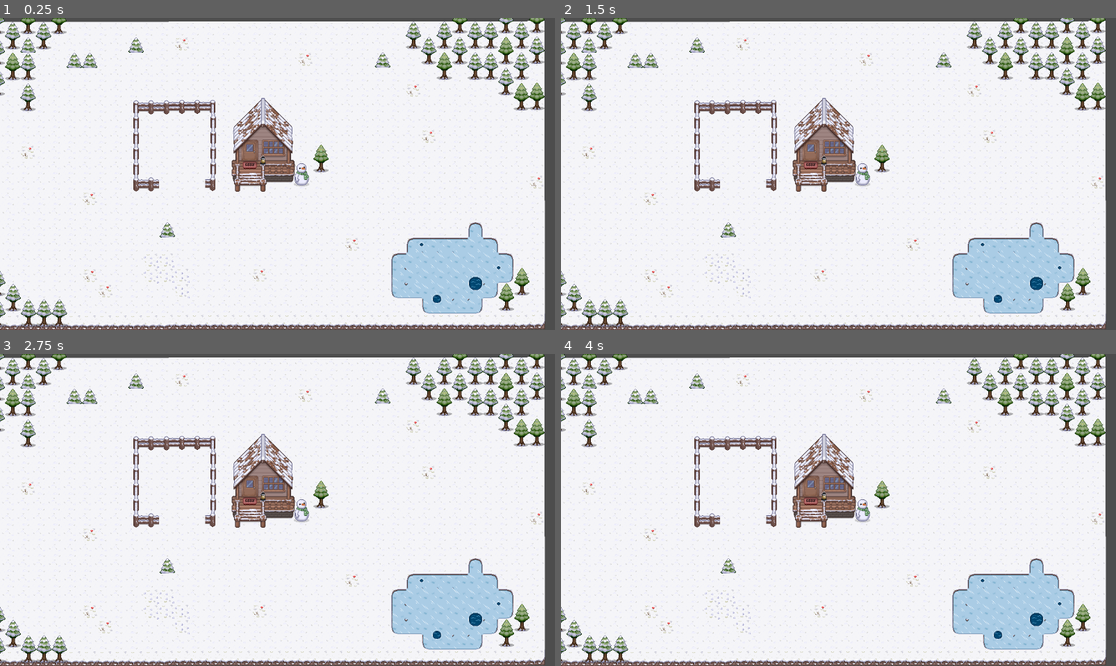
Above: before the commit, frames 1-4 (two rows, left to right).
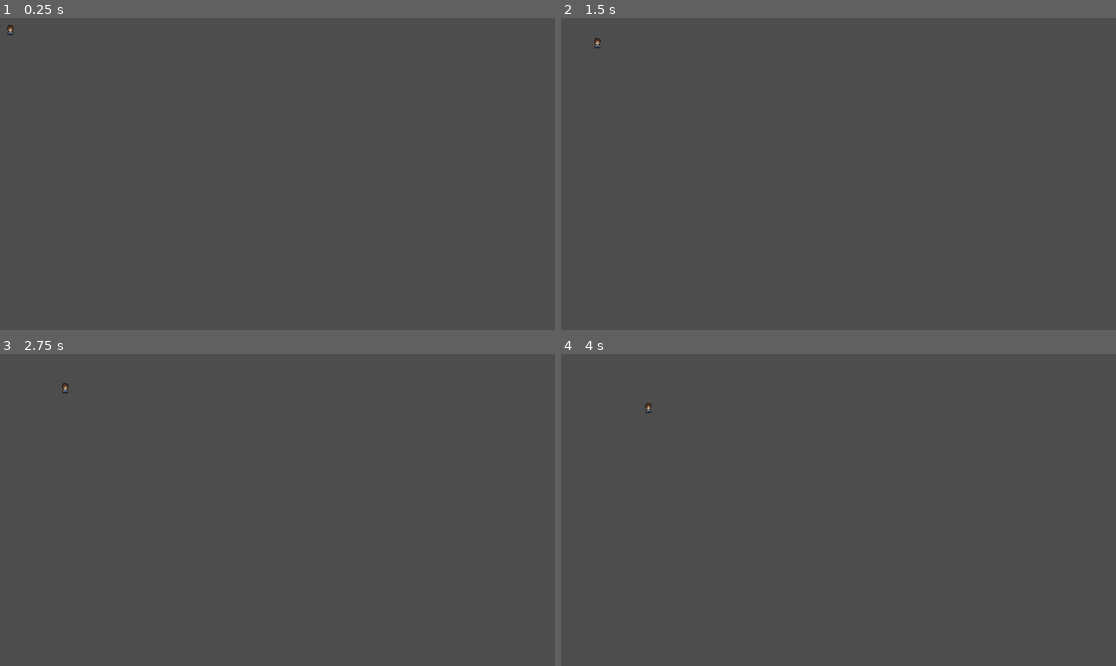
Above: after the commit, the same moments.

Repository: AllainDM/winter_jam
Game: Godot game, scene res://scene/bots.tscn
The game is run twice, just before and just after one commit, with the same random seed, the same clock (stepped at 60 frames per second) and the same inputs. Before the commit the project starts from res://scene/world.tscn.
Inputs (mouse positions are in pixels of both pictures, inside the frame that each line leads up to):
- Up to frame 1 (0.25 s): no input
- Up to frame 2 (1.5 s): tap Enter at 0.5 s; move the mouse to (960, 158) at 0.52 s; hold Right (ui_right) 0.53-1.28 s; click (960, 158) at 0.67 s; tap Space at 1.25 s; move the mouse to (727, 189) at 1.27 s; hold Down (ui_down) from 1.28 s (still down)
- Up to frame 3 (2.75 s): tap Enter at 2 s; move the mouse to (333, 441) at 2.02 s; release Down (ui_down) at 2.03 s; hold Right (ui_right) from 2.03 s (still down)
- Up to frame 4 (4 s): tap Space at 2.75 s; move the mouse to (810, 572) at 2.77 s; release Right (ui_right) at 2.78 s; hold Up (ui_up) 2.78-3.53 s; click (810, 572) at 2.92 s; move the mouse to (1005, 556) at 3.52 s; hold Left (ui_left) from 3.53 s (still down)

The runs differ from the first frame. In frame 1, 96% of the frame differs, in the area x 0-99%, y 0-100%; in frame 2, 96%; in frame 3, 96%; in frame 4, 96%.

Commit message:
Изменен коллайдер бота, принт у смерти

Diff:
--- a/project.godot
+++ b/project.godot
@@ -11,7 +11,7 @@
 [application]
 
 config/name="winter_jam"
-run/main_scene="uid://cujin7o3a8m8v"
+run/main_scene="uid://b1maio5hqo01d"
 config/features=PackedStringArray("4.5", "Forward Plus")
 config/icon="res://icon.svg"
 
--- a/script/bot_scene.gd
+++ b/script/bot_scene.gd
@@ -49,17 +49,10 @@
 		anim.flip_h = move_direction.x < 0
 
 
-	# ВРЕМЕННО: всегда двигаться вправо для теста
-	# move_direction = Vector2.RIGHT
-
-	# if move_direction.length() > 0:
-	# 	velocity = move_direction * speed
-	# 	move_and_slide()
-	# 	anim.flip_h = move_direction.x < 0
-
 
 func die():
-	pass
+	print("who is die?")
+
 
 	# if target and target.name == "player":
 	# 	move_direction = (target.position - position).normalized()
